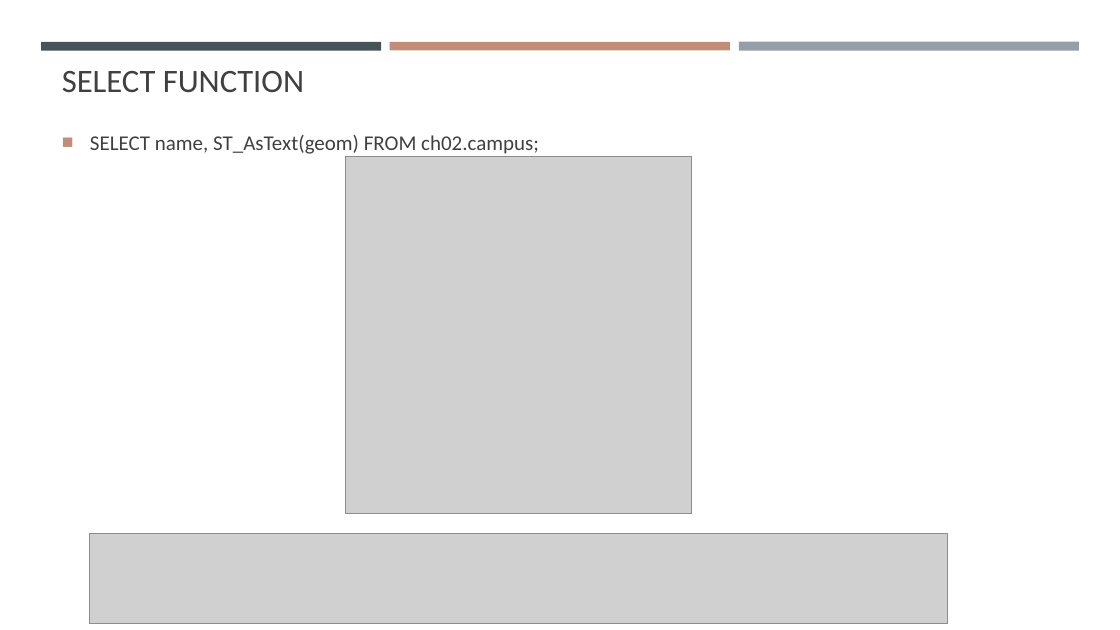
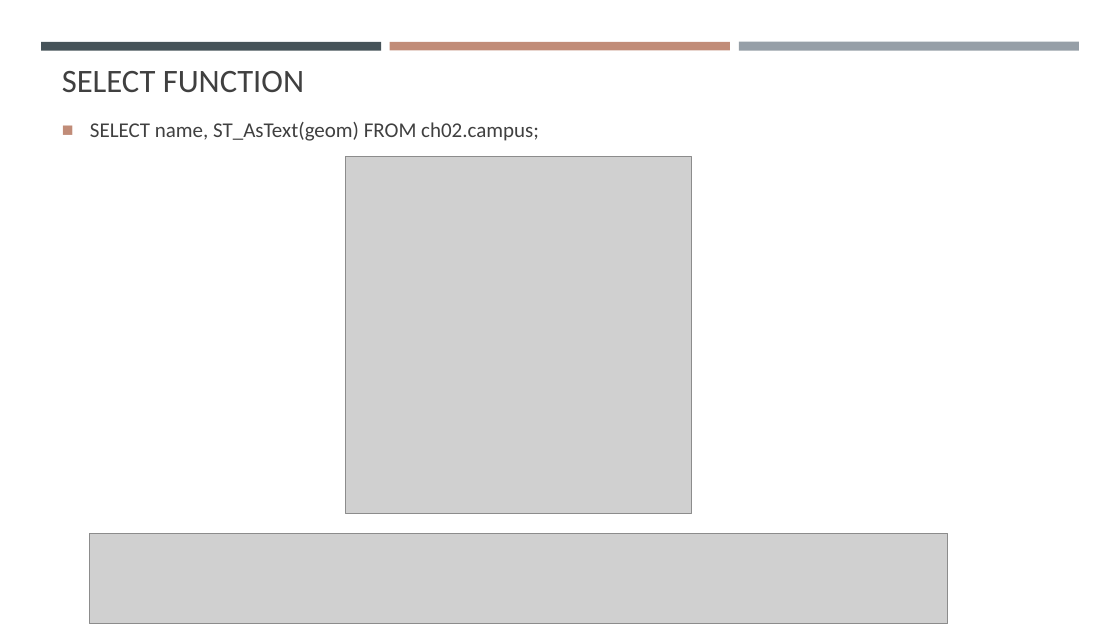
Before and after one commit to gisynw/ssj-376, a slide deck: slide 26 of docs/Lectures/Week03/Week03_SpatialData.pptx. Drawn at 1120x630 pixels with LibreOffice and Linux fonts; fonts in the diff are those of the drawing; grey boxes stand for pictures. Boxes give left, top, right and bottom in pixels: in the first picture for what was removed or moved away, otherwise in the second. Text is boxed around its words. In the diff, an @@ line names an element or a change of style, - is before the commit and + after.

```diff
--- a/docs/Lectures/Week03/Week03_SpatialData.pptx
+++ b/docs/Lectures/Week03/Week03_SpatialData.pptx
@@ text "SELECT name, ST_AsText(geom) FROM ch02.campus;": place and size @@
-text "SELECT name, ST_AsText(geom) FROM ch02.campus;" at (90,135,539,157)
+text "SELECT name, ST_AsText(geom) FROM ch02.campus;" at (90,122,539,141)
```
Also in this commit, not shown: 1 other slide changed, 1 other file.
